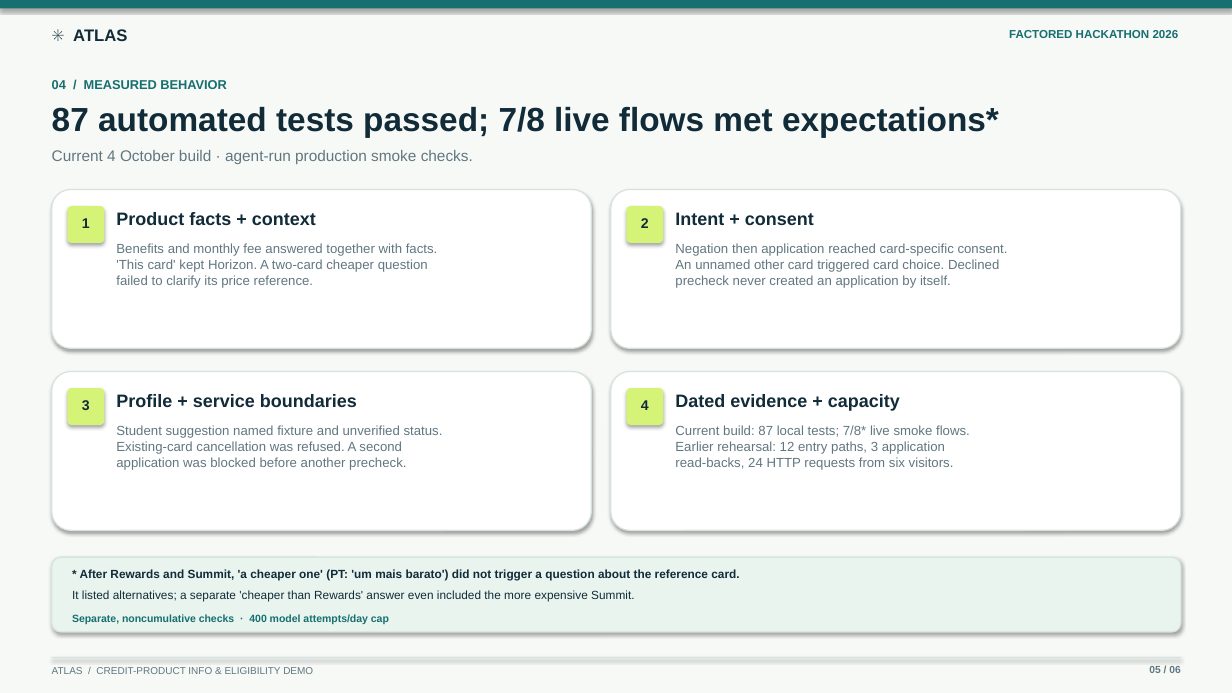
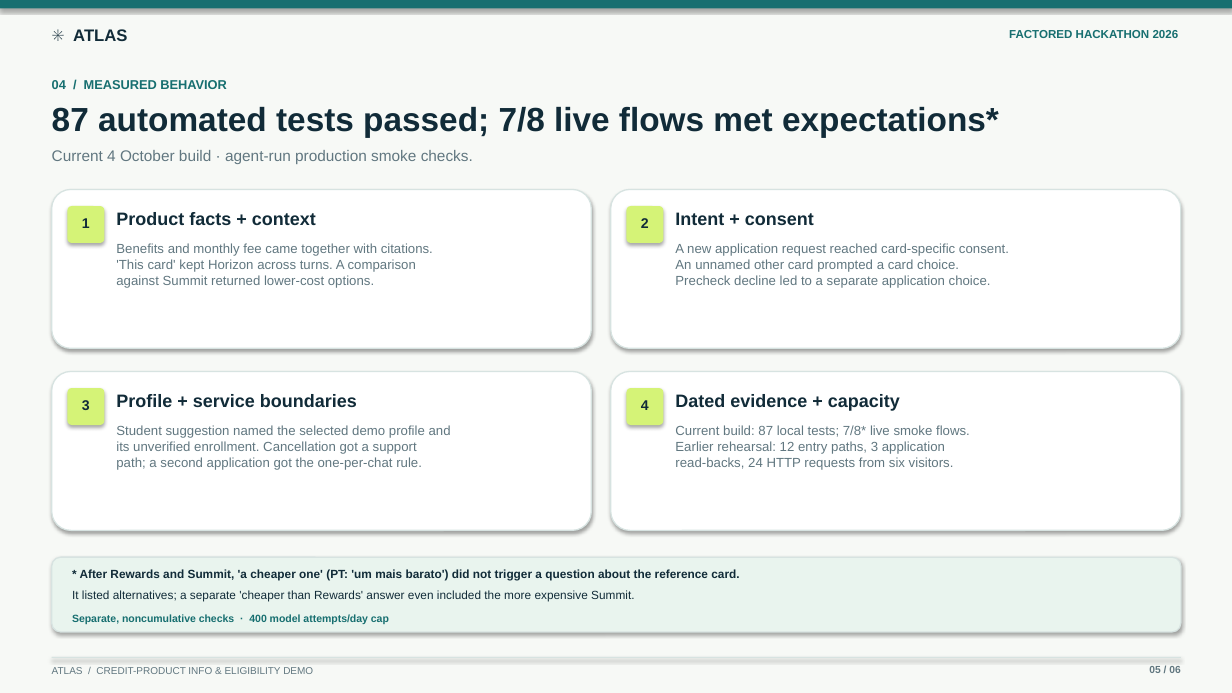
Before and after one commit to lucasswolff/factored-hackathon-2026-atlas, a slide deck: slide 5 of presentation/atlas_factored_hackathon_2026.pptx. Drawn at 1232x693 pixels with LibreOffice and Linux fonts; fonts in the diff are those of the drawing. Boxes give left, top, right and bottom in pixels: in the first picture for what was removed or moved away, otherwise in the second. Text is boxed around its words. In the diff, an @@ line names an element or a change of style, - is before the commit and + after.

Commit message:
Focus measured slide cards on successful flows (#37)

```diff
--- a/presentation/atlas_factored_hackathon_2026.pptx
+++ b/presentation/atlas_factored_hackathon_2026.pptx
@@ text at box(116, 243, 433, 288): text changed @@
-Benefits and monthly fee answered together with facts.
-'This card' kept Horizon. A two-card cheaper question
-failed to clarify its price reference.
+Benefits and monthly fee came together with citations.
+'This card' kept Horizon across turns. A comparison
+against Summit returned lower-cost options.
@@ text at box(675, 243, 1009, 288): text changed @@
-Negation then application reached card-specific consent.
-An unnamed other card triggered card choice. Declined
-precheck never created an application by itself.
+A new application request reached card-specific consent.
+An unnamed other card prompted a card choice.
+Precheck decline led to a separate application choice.
@@ text at box(116, 425, 451, 470): text changed @@
-Student suggestion named fixture and unverified status.
-Existing-card cancellation was refused. A second
-application was blocked before another precheck.
+Student suggestion named the selected demo profile and
+its unverified enrollment. Cancellation got a support
+path; a second application got the one-per-chat rule.
```
Also in this commit, not shown: 2 other files.
